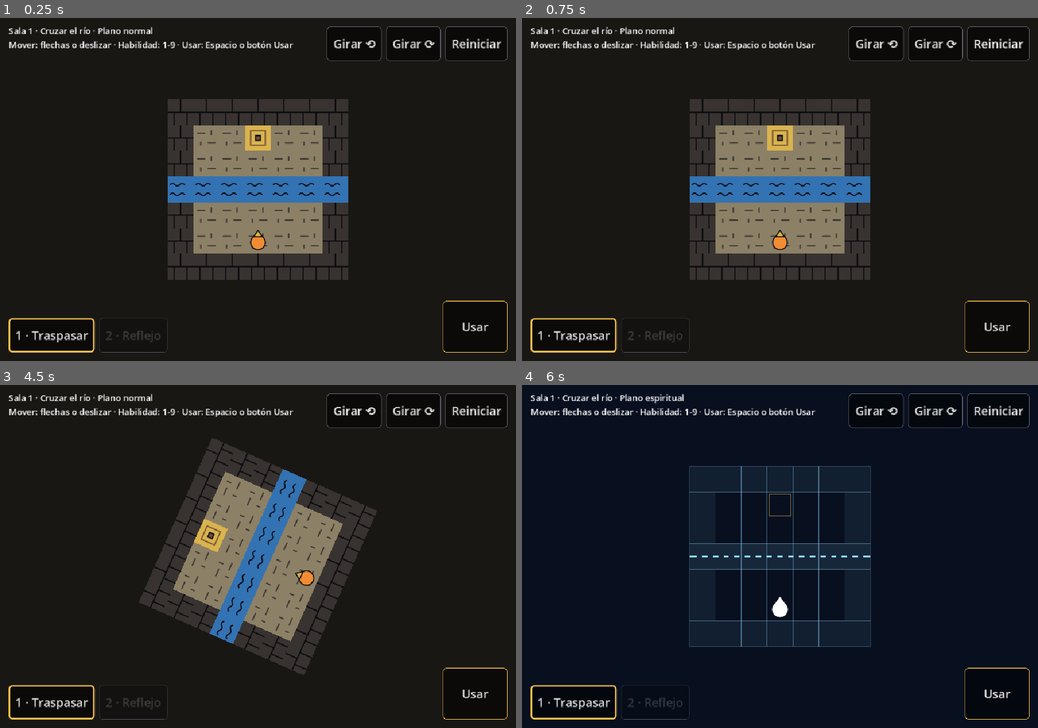
Above: before the commit, frames 1-4 (two rows, left to right).
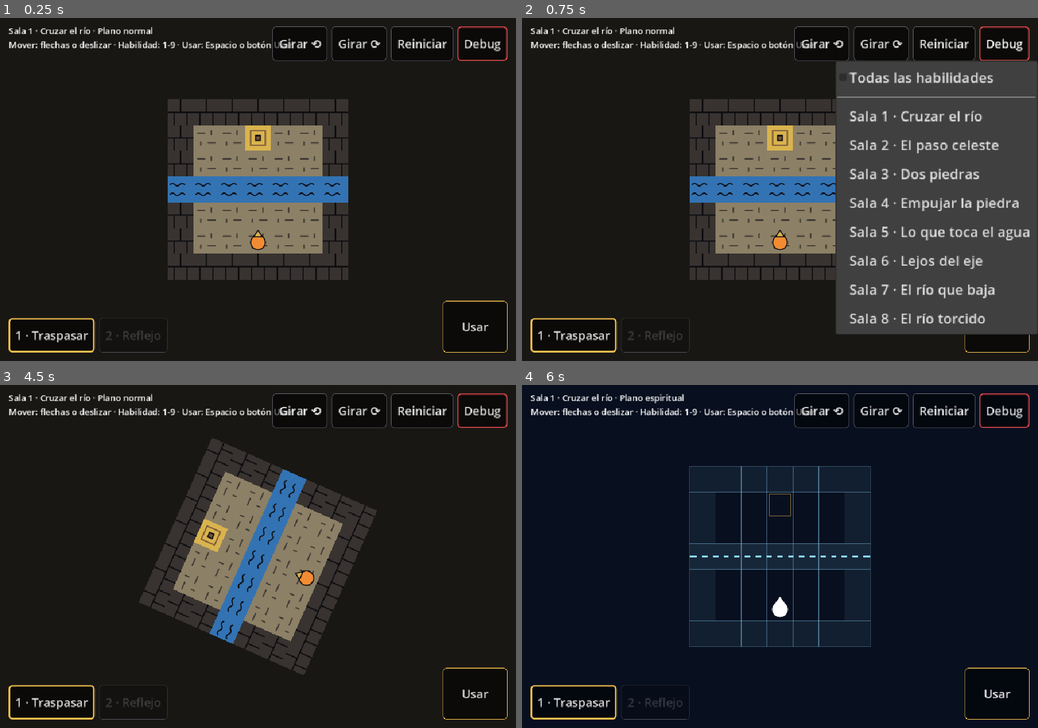
Above: after the commit, the same moments.

Repository: AngeloCS19/Juego
Game: Godot game, scene res://main.tscn
The game is run twice, just before and just after one commit, with the same random seed, the same clock (stepped at 60 frames per second) and the same inputs.
Inputs (mouse positions are in pixels of both pictures, inside the frame that each line leads up to):
- Up to frame 1 (0.25 s): no input
- Up to frame 2 (0.75 s): click (1001, 45) at 0.5 s, where only the run after the commit has a clickable "Debug"
- Up to frame 3 (4.5 s): click "Reiniciar" at 1.25 s; click "Reiniciar" at 2 s; click "Reiniciar" at 2.75 s; click "1 · Traspasar" at 3.5 s; click "Girar ⟲" at 4.25 s
- Up to frame 4 (6 s): click "Girar ⟳" at 5 s; click "Usar" at 5.75 s

The runs differ from the first frame. In frame 1, 1.0% of the frame differs, in the area x 52-99%, y 2-13%; in frame 2, 30%, in the area x 52-100%, y 2-93%; in frame 3, 1.0%; in frame 4, 1.0%.

Commit message:
Interfaz: menú debug para saltar de sala y desbloquear habilidades
Co-Authored-By: Claude Opus 5.5 (1M context) <noreply@anthropic.com>
Claude-Session: https://claude.ai/code/session_01GCQ8HU4QVzWAvUdVkCFbno

Diff:
--- a/scripts/main.gd
+++ b/scripts/main.gd
@@ -15,6 +15,7 @@
 const FONDO_ESPIRITUAL := Color(0.03, 0.06, 0.12)
 const UMBRAL_DESLIZAR := 30.0  # píxeles: un toque que se mueve menos que esto no es deslizar
 const TIEMPO_EMPUJE := 0.3  # segundos que hay que sostener la dirección para empujar una piedra
+const ID_HABILIDADES := 1000  # opción "Todas las habilidades" del menú debug; las salas usan su índice
 const TECLAS_DIRECCION := {
 	KEY_UP: Vector2i.UP, KEY_W: Vector2i.UP, KEY_DOWN: Vector2i.DOWN, KEY_S: Vector2i.DOWN,
 	KEY_LEFT: Vector2i.LEFT, KEY_A: Vector2i.LEFT, KEY_RIGHT: Vector2i.RIGHT, KEY_D: Vector2i.RIGHT,
@@ -29,6 +30,7 @@
 var _dir_dedo := Vector2i.ZERO  # dirección (en pantalla) que el dedo sostiene, si deslizó o tocó una casilla vecina
 var _empuje := 0.0  # cuánto tiempo lleva sostenida la dirección hacia una piedra
 var _tween_giro: Tween
+var _todas_habilidades := false  # modo debug: todas las habilidades en cualquier sala
 
 @onready var pivote: Node2D = $Pivote
 @onready var etiqueta: Label = $Interfaz/Etiqueta
@@ -62,9 +64,45 @@
 	var usar := BarraHabilidades.crear_boton("Usar", func(): barra.usar(sala), BarraHabilidades.COLOR_ACTIVA)
 	usar.custom_minimum_size = Vector2(120, 96)
 
+	if OS.is_debug_build():
+		acciones.add_child(_crear_menu_debug())
+
 	_en_esquina(pantalla, barra, Control.PRESET_BOTTOM_LEFT)
 	_en_esquina(pantalla, acciones, Control.PRESET_TOP_RIGHT)
 	_en_esquina(pantalla, usar, Control.PRESET_BOTTOM_RIGHT)
+
+
+## Menú solo para el desarrollador: saltar a cualquier sala y desbloquear todas las habilidades.
+## OS.is_debug_build() es verdadero al jugar desde el editor (F5) y falso en una exportación
+## final ("Export With Debug" desactivado), así que los jugadores nunca lo ven.
+func _crear_menu_debug() -> MenuButton:
+	var menu := MenuButton.new()
+	menu.text = "Debug"
+	menu.flat = false
+	menu.custom_minimum_size = BarraHabilidades.TAM_BOTON
+	menu.focus_mode = Control.FOCUS_NONE
+	menu.add_theme_font_size_override("font_size", 22)
+	BarraHabilidades._estilo(menu, Color(0.9, 0.3, 0.3), 2)
+	var lista := menu.get_popup()
+	lista.add_theme_font_size_override("font_size", 26)  # opciones grandes para el dedo
+	lista.add_theme_constant_override("v_separation", 18)
+	lista.add_check_item("Todas las habilidades", ID_HABILIDADES)
+	lista.add_separator()
+	for i in SALAS.size():
+		var datos: Dictionary = JSON.parse_string(FileAccess.get_file_as_string(SALAS[i]))
+		lista.add_item("Sala %d · %s" % [i + 1, datos["nombre"]], i)
+	lista.id_pressed.connect(_on_menu_debug.bind(lista))
+	return menu
+
+
+func _on_menu_debug(id: int, lista: PopupMenu) -> void:
+	if id == ID_HABILIDADES:
+		_todas_habilidades = not _todas_habilidades
+		lista.set_item_checked(lista.get_item_index(id), _todas_habilidades)
+	else:
+		indice = id
+		set_process_unhandled_input(true)  # por si ya se había terminado el templo
+	_cargar_sala()
 
 
 func _en_esquina(padre: Control, nodo: Control, esquina: Control.LayoutPreset) -> void:
@@ -90,7 +128,8 @@
 	sala.plano_cambiado.connect(_on_plano_cambiado)
 	sala.caida.connect(_on_caida)
 	pivote.add_child(sala)
-	barra.configurar(sala.datos.get("habilidades", ["traspasar", "reflejo"]))
+	var todas := ["traspasar", "reflejo"]
+	barra.configurar(todas if _todas_habilidades else sala.datos.get("habilidades", todas))
 	_on_plano_cambiado(false)
 
 
@@ -203,6 +242,8 @@
 	RenderingServer.set_default_clear_color(FONDO_ESPIRITUAL if espiritual else FONDO_NORMAL)
 	etiqueta.text = "Sala %d · %s · Plano %s\nMover: flechas o deslizar · Habilidad: 1-9 · Usar: Espacio o botón Usar" % [
 		indice + 1, sala.datos["nombre"], "espiritual" if espiritual else "normal"]
+	if _todas_habilidades:
+		etiqueta.text += "\nDEBUG: todas las habilidades"
 
 
 func _on_caida() -> void:
Not shown, changed: README.md
